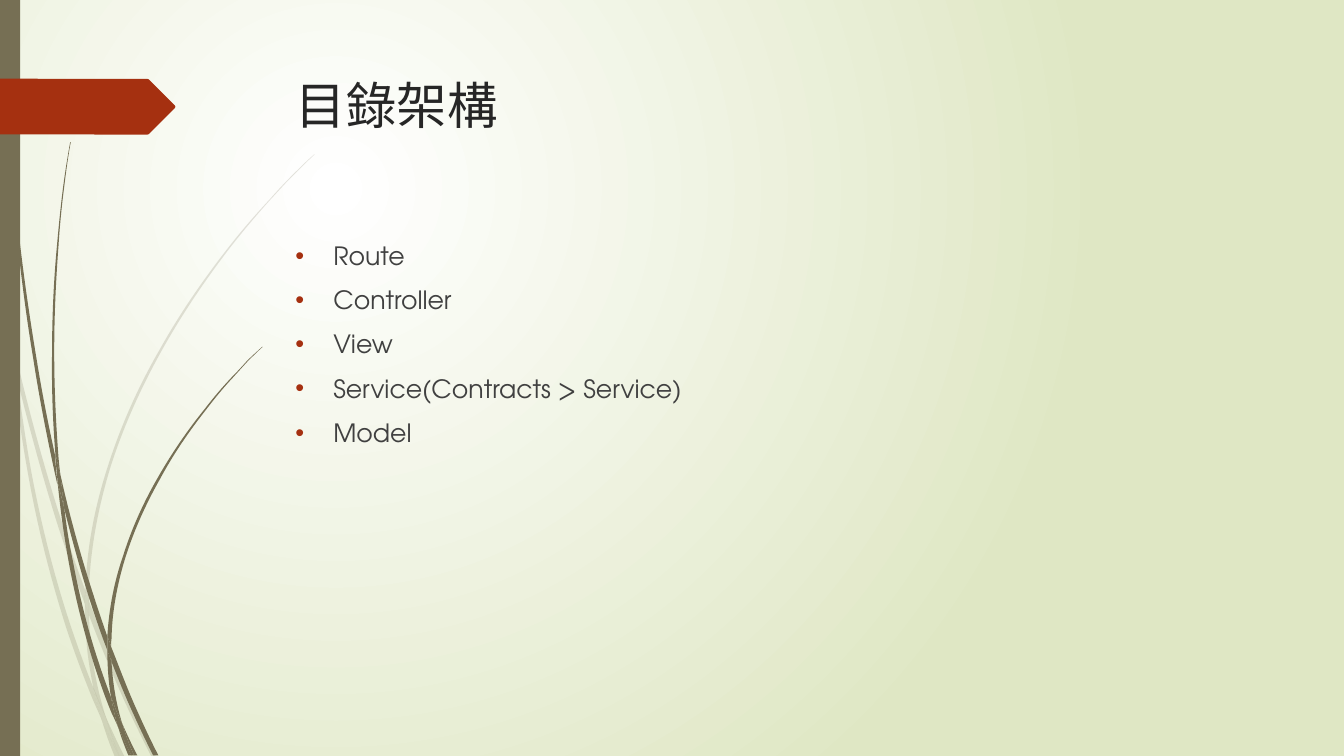
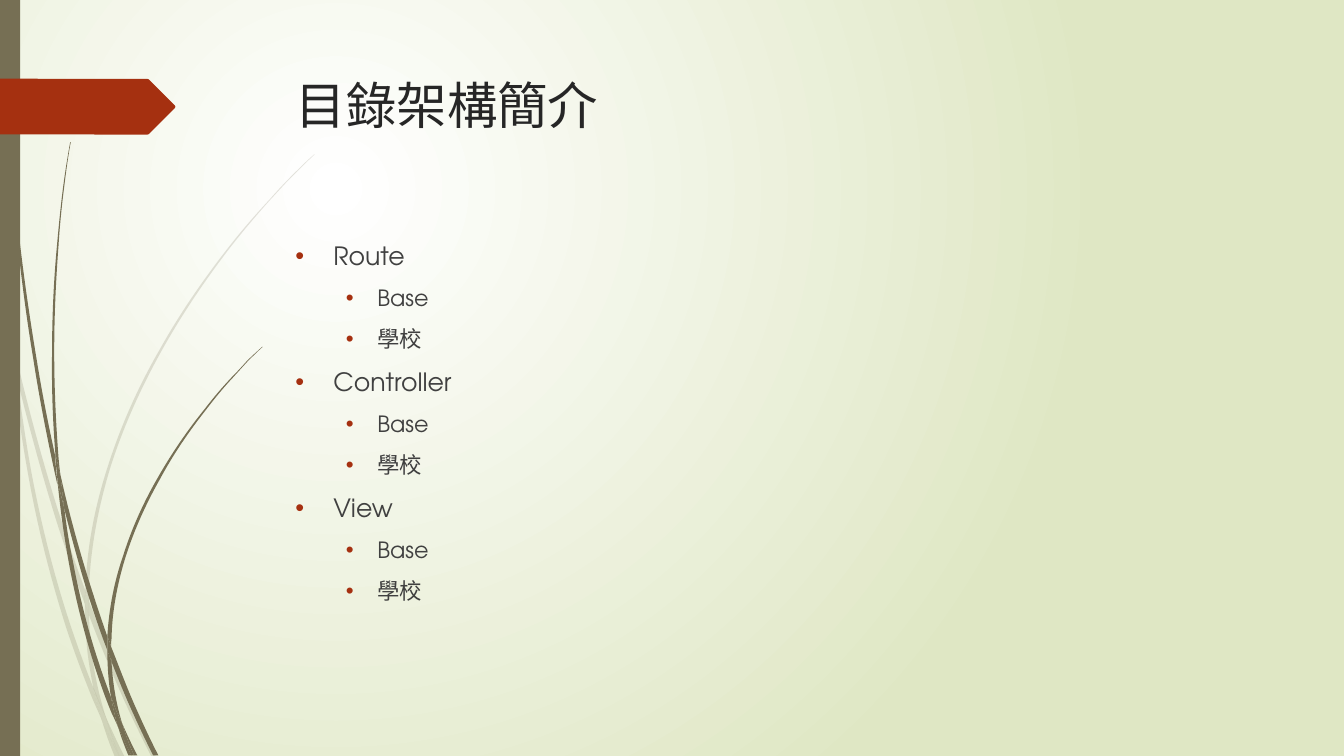
Before and after one commit to TaiwanChuChu/SampleDP, a slide deck: slide 3 of 先傑軟工策略小組.pptx. Drawn at 1344x756 pixels with LibreOffice and Linux fonts; fonts in the diff are those of the drawing. Boxes give left, top, right and bottom in pixels: in the first picture for what was removed or moved away, otherwise in the second. Text is boxed around its words. In the diff, an @@ line names an element or a change of style, - is before the commit and + after.

```diff
--- a/先傑軟工策略小組.pptx
+++ b/先傑軟工策略小組.pptx
@@ title at [296,81,598,128]: text changed @@
-目錄架構
+目錄架構簡介
@@ text at [377,289,428,349]: paragraphs added @@
+  • Base
+  • 學校
@@ text at [377,415,428,475]: paragraphs added @@
+  • Base
+  • 學校
@@ text at [377,541,428,601]: text changed; size 18 to 16 pt @@
-• Service(Contracts > Service)
-• Model
+  • Base
+  • 學校
```
Also in this commit, not shown: 3 other slides changed, 9 slides added, 1 slide removed, 20 other files.
